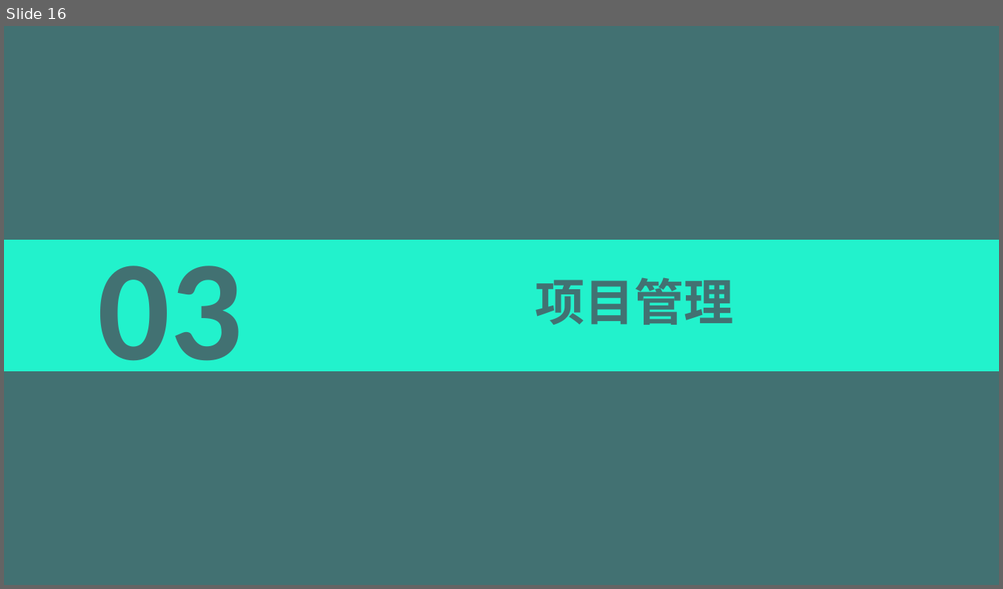
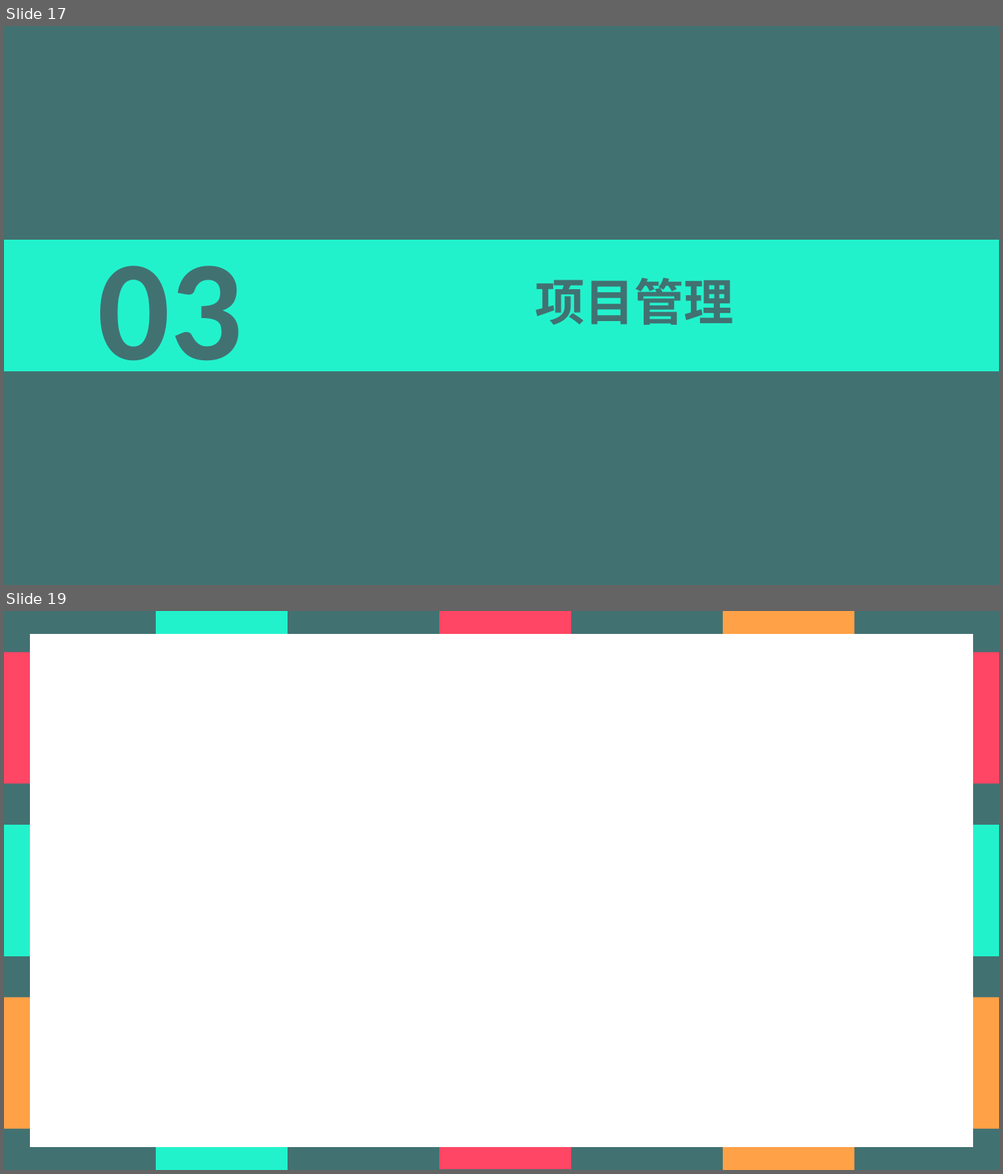
Before and after one commit to Yang-Xavier/GSDoc, a slide deck: 项目简介PPT/项目简介.pptx. Shown one above the other, each under a label of ours: slide 16 before the commit, slides 17 and 19 after it; the slides between them are not shown. The pictures are 1003x589 and 1003x1174 pixels, drawn with LibreOffice and Linux fonts; fonts in the diff are those of the drawing. Boxes give left, top, right and bottom in pixels: in the first picture for what was removed or moved away, otherwise in the second. Text is boxed around its words. In the diff, an @@ line names an element or a change of style, - is before the commit and + after.

```diff
--- a/项目简介PPT/项目简介.pptx
+++ b/项目简介PPT/项目简介.pptx
@@ slide 19 added at (x1=4, y1=611, x2=999, y2=1170), background #FFFFFF @@
@@ rectangle added at (x1=4, y1=611, x2=999, y2=1170), fill #427172 @@
@@ rectangle added at (x1=156, y1=611, x2=287, y2=1170), fill #22F2CC @@
@@ rectangle added at (x1=440, y1=611, x2=571, y2=1170), fill #FF4664 @@
@@ rectangle added at (x1=723, y1=611, x2=854, y2=1170), fill #FFA146 @@
@@ rectangle added at (x1=4, y1=652, x2=999, y2=783), fill #FF4664 @@
@@ rectangle added at (x1=30, y1=634, x2=973, y2=1147), fill #FFFFFF @@
@@ freeform shape added at (x1=432, y1=635, x2=676, y2=880), fill #FFFFFF @@
@@ freeform shape added at (x1=342, y1=757, x2=568, y2=982), fill #FFFFFF @@
@@ rectangle added at (x1=4, y1=825, x2=999, y2=957), fill #22F2CC @@
@@ freeform shape added at (x1=497, y1=816, x2=808, y2=1128), fill #FFFFFF @@
@@ freeform shape added at (x1=303, y1=843, x2=340, y2=881), fill #FFFFFF @@
@@ rectangle added at (x1=4, y1=997, x2=999, y2=1129), fill #FFA146 @@
@@ freeform shape added at (x1=448, y1=1019, x2=480, y2=1051), fill #FFFFFF @@
@@ what was slide 16 is now slide 17 @@
```
Also in this commit, not shown: 4 slides changed, 11 other slides added, 3 slides removed.
